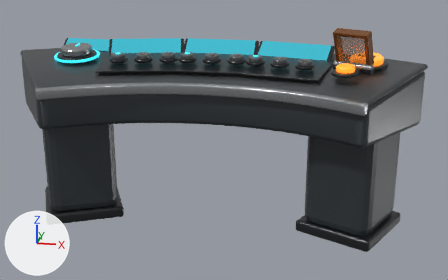
Renders of the Blender file assets/models/mission-control-workbench.blend from each side of a commit.
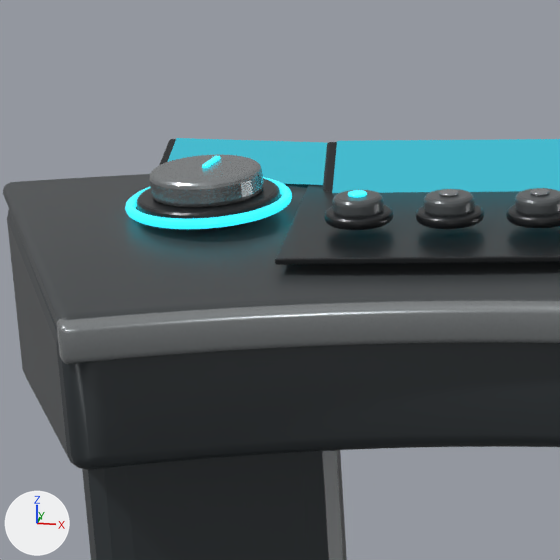
There are two pictures of each version: one whole from a camera (50 mm lens) standing at (0.827, -4.199, 1.771) and looking at (0.097, -0.187, 0.41), one close up on the part from 4% to 39% of the width and 0% to 55% of the height. Arrows for +X, +Y and +Z are at lower left; the lights stay in place. The older version's two pictures come first.

Names of what the first close-up shows: 'Knob_Main_Base', 'Knob_Main_Grip', 'Knob_Main_Radial_Ring', 'Pedestal_Left', 'Radio_01_Cap', 'Radio_02_Cap', 'Radio_Group_01_Inset', 'Screen_Group_01', 'Screen_Knob', 'Screen_Knob_Frame', 'Workbench_Continuous_Body', 'Workbench_Continuous_Deck', 'Workbench_Front_Trim' and 9 more.
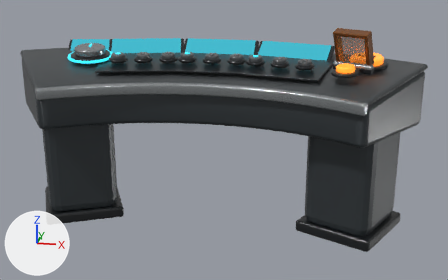
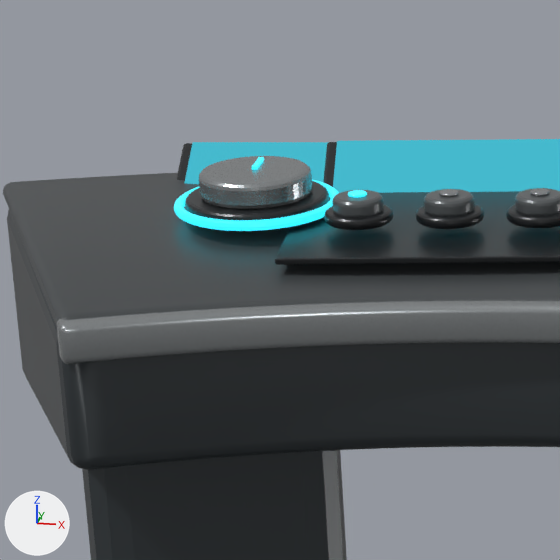
ob_control_station_knob is not drawn itself; it is the parent of ob_screen_knob_frame, ob_screen_knob, ob_control_knob_main.

Edits to the bpy script that builds the scene:
```text
Change ob_control_station_knob:
    ob_control_station_knob.location: (-0.96, -0.02, 0.84) -> (-0.88, -0.02, 0.84)
    ob_control_station_knob.rotation_euler: (0.0, 0.0, 0.0) -> (0.0, 0.0, 0.175)  # degrees (0, 0, 0) -> degrees (0, 0, 10)
Change ob_screen_knob_frame:
    ob_screen_knob_frame.location: (0.015, 0.135, 0.124) -> (0.015, 0.125, 0.124)
```

Changed parts and their boxes [x1, y1, x2, y2] in the close-ups (560 x 560 px):
'Knob_Main_Touch_Target', now drawn: after [163, 107, 357, 204]
'Knob_Main_Grip', moved, turned: before [149, 155, 264, 208]; after [199, 161, 313, 210]
'Screen_Knob', moved, turned (not visible afterwards): before [167, 138, 327, 185]
'Knob_Main_Radial_Ring', moved, turned: before [125, 177, 292, 229]; after [174, 189, 339, 231]
'Knob_Main_Base', moved, turned: before [137, 178, 281, 219]; after [185, 185, 329, 220]
'Screen_Knob_Frame', moved, turned (not visible afterwards): before [159, 139, 309, 188]
'Knob_Main_Indicator', moved, turned: before [202, 156, 221, 168]; after [252, 158, 264, 170]
